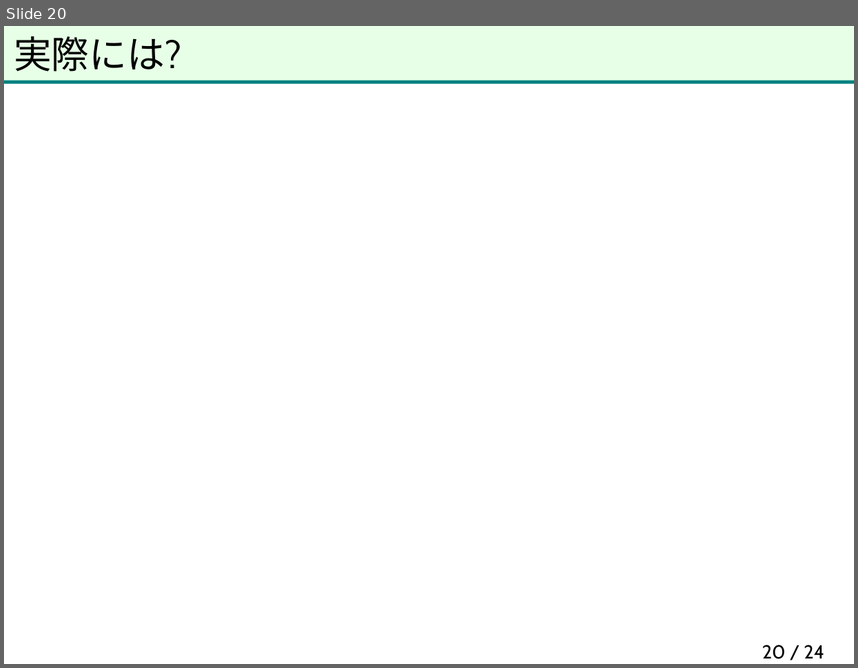
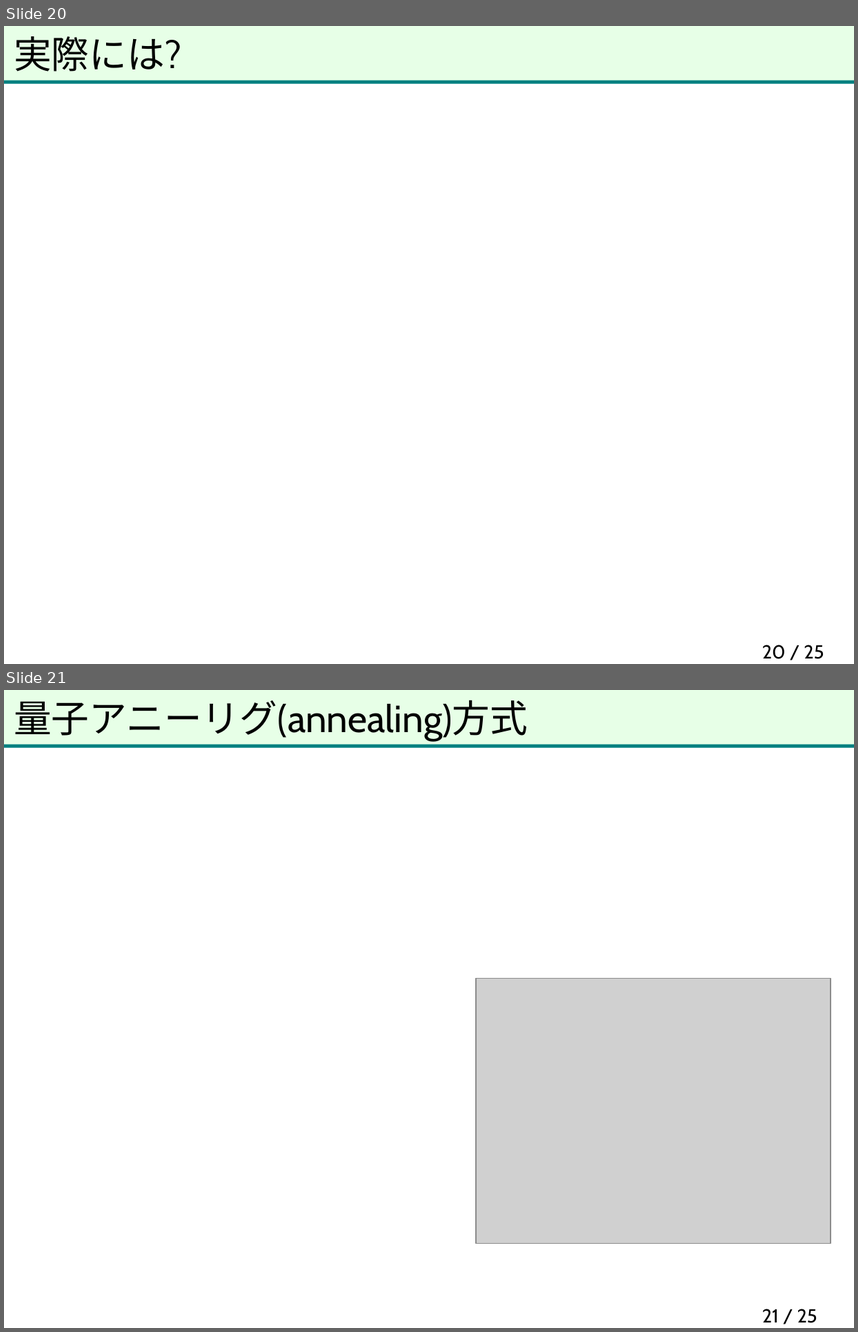
Before and after one commit to herumi/anninbon, a slide deck: lec/anninbon12.pptx. Shown one above the other, each under a label of ours: slide 20 before the commit, slides 20 and 21 after it. The pictures are 858x668 and 858x1332 pixels, drawn with LibreOffice and Linux fonts; fonts in the diff are those of the drawing; grey boxes stand for pictures; background and template pictures are left out. Boxes give left, top, right and bottom in pixels: in the first picture for what was removed or moved away, otherwise in the second. Text is boxed around its words. In the diff, an @@ line names an element or a change of style, - is before the commit and + after.

```diff
--- a/lec/anninbon12.pptx
+++ b/lec/anninbon12.pptx
@@ slide 21 added at [4,690,854,1328], background picture (left out); not listed: 2 template elements that a slide beside it also shows @@
@@ title added at [14,700,528,742], 32 pt, text #000000 @@
+量子アニーリグ(annealing)方式
@@ picture added at [476,978,831,1243] @@
@@ page number added at [762,1308,818,1323], 16 pt, text #000000 @@
+21 / 25
@@ page number at [762,644,824,659]: text changed @@
-20 / 24
+20 / 25
```
Also in this commit, not shown: 2 slides changed, 4 other slides added, 1 other file.
